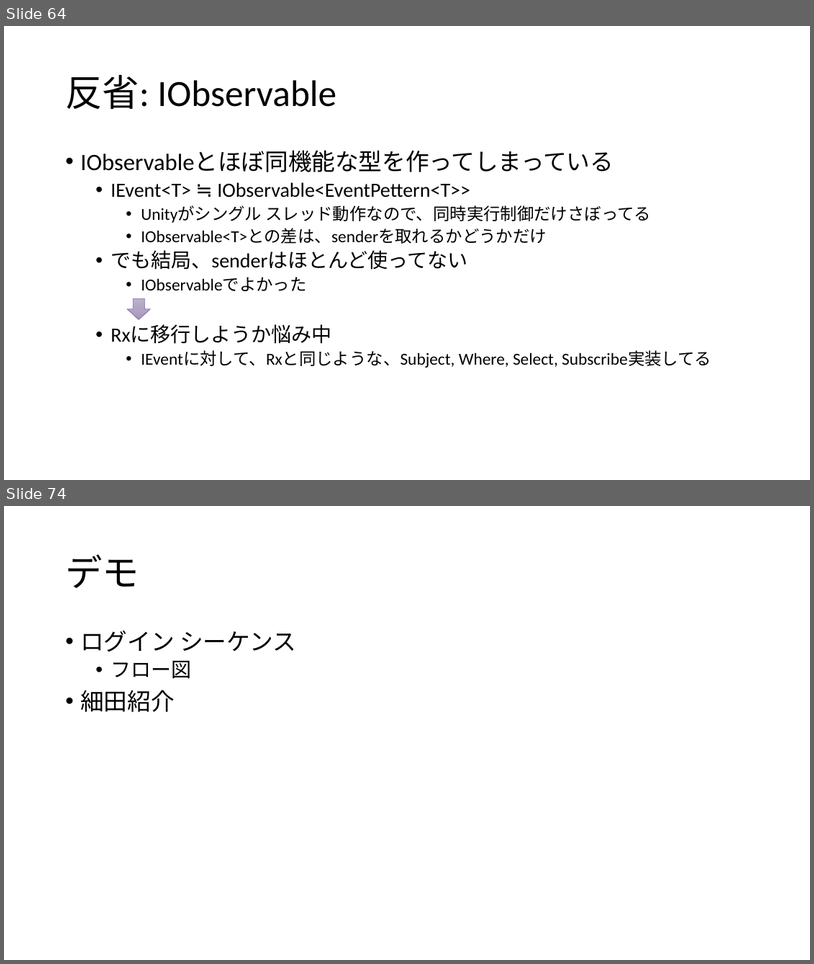
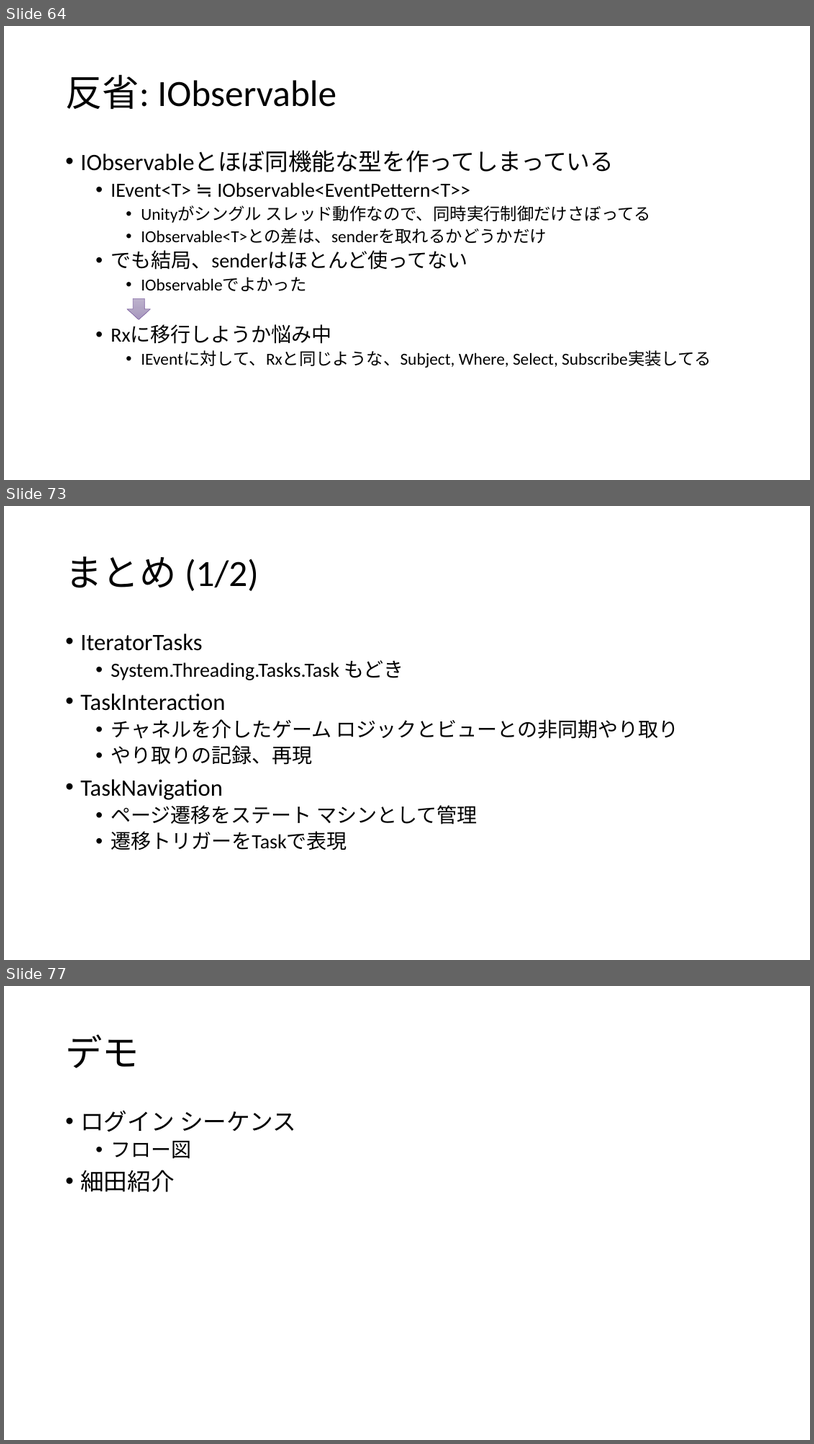
Before and after one commit to ppcuni/UnityCsharp20150321, a slide deck: doc/自社フレームワーク.pptx. Shown one above the other, each under a label of ours: slides 64 and 74 before the commit, slides 64, 73 and 77 after it; the slides between them are not shown. The pictures are 814x964 and 814x1444 pixels, drawn with LibreOffice and Linux fonts; fonts in the diff are those of the drawing. Boxes give left, top, right and bottom in pixels: in the first picture for what was removed or moved away, otherwise in the second. Text is boxed around its words. In the diff, an @@ line names an element or a change of style, - is before the commit and + after.

Commit message:
UIフレームワーク の説明完成

```diff
--- a/doc/自社フレームワーク.pptx
+++ b/doc/自社フレームワーク.pptx
@@ slide 73 added at (x1=4, y1=506, x2=810, y2=960), background #FFFFFF @@
@@ title added at (x1=65, y1=556, x2=259, y2=591), 44 pt, text #000000 @@
+まとめ (1/2)
@@ text added at (x1=80, y1=633, x2=679, y2=850), 24 pt, text #000000 @@
+• IteratorTasks
+  • System.Threading.Tasks.Task もどき
+• TaskInteraction
+  • チャネルを介したゲーム ロジックとビューとの非同期やり取り
+  • やり取りの記録、再現
+• TaskNavigation
+  • ページ遷移をステート マシンとして管理
+  • 遷移トリガーをTaskで表現
@@ what was slide 74 is now slide 77 @@
```
Also in this commit, not shown: 12 slides changed, 3 other slides added, 1 slide removed.
